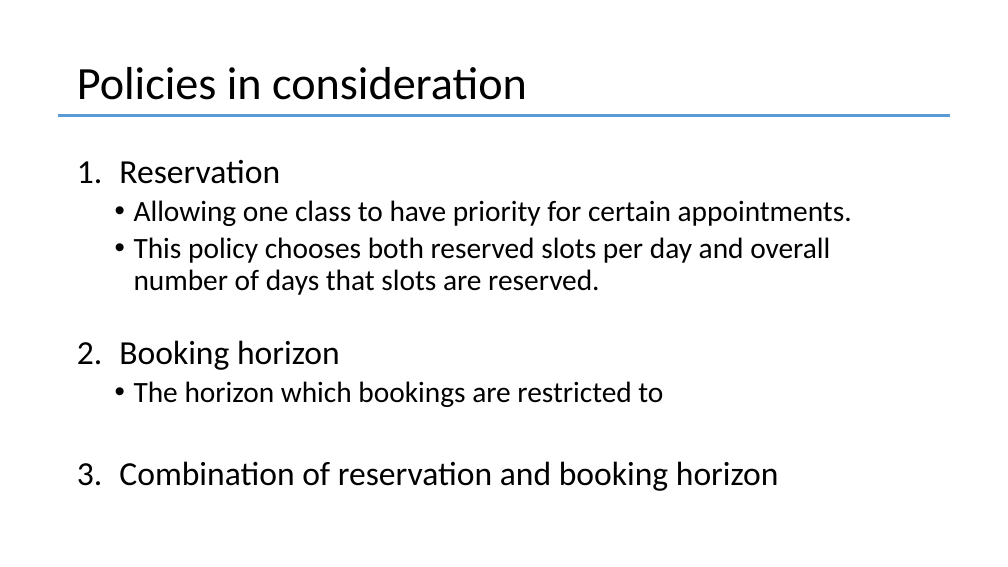
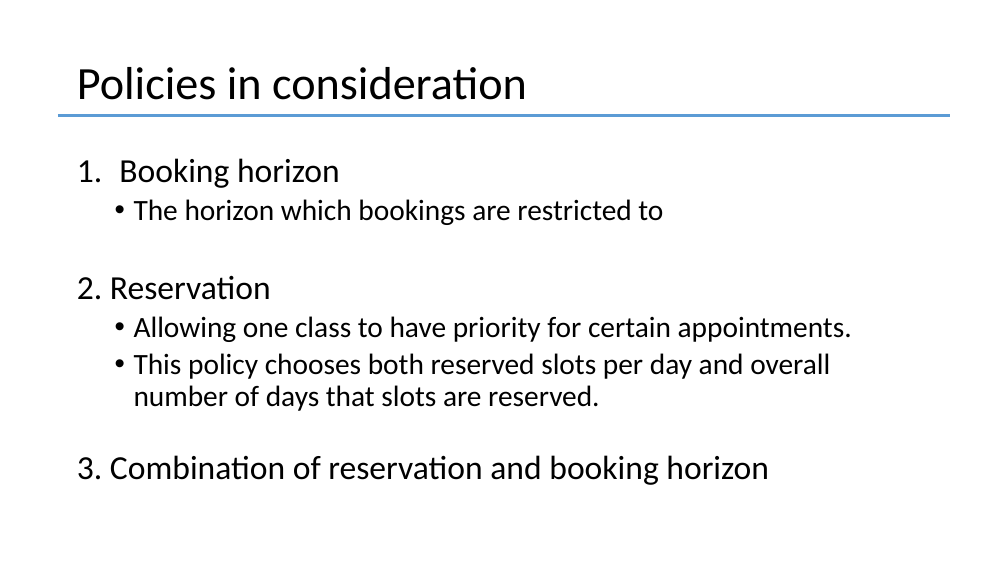
Before and after one commit to YcartXin/CUIMC-Appointment-Simulation, a slide deck: slide 16 of presentation/FCFS Presentation.pptx (slide 13 before the commit). Drawn at 1008x567 pixels with LibreOffice and Linux fonts; fonts in the diff are those of the drawing. Boxes give left, top, right and bottom in pixels: in the first picture for what was removed or moved away, otherwise in the second. Text is boxed around its words. In the diff, an @@ line names an element or a change of style, - is before the commit and + after.

```diff
--- a/presentation/FCFS Presentation.pptx
+++ b/presentation/FCFS Presentation.pptx
@@ text at [77, 158, 663, 300]: text changed; size 32 to 28 pt @@
-1. Reservation
+1. Booking horizon
+  • The horizon which bookings are restricted to
+2. Reservation
@@ text at [77, 455, 769, 485]: text changed @@
-2. Booking horizon
-  • The horizon which bookings are restricted to
-3. Combination of reservation and booking horizon
+3. Combination of reservation and booking horizon
```
Also in this commit, not shown: 10 other slides changed, 5 slides added, 1 slide removed, 19 other files.
